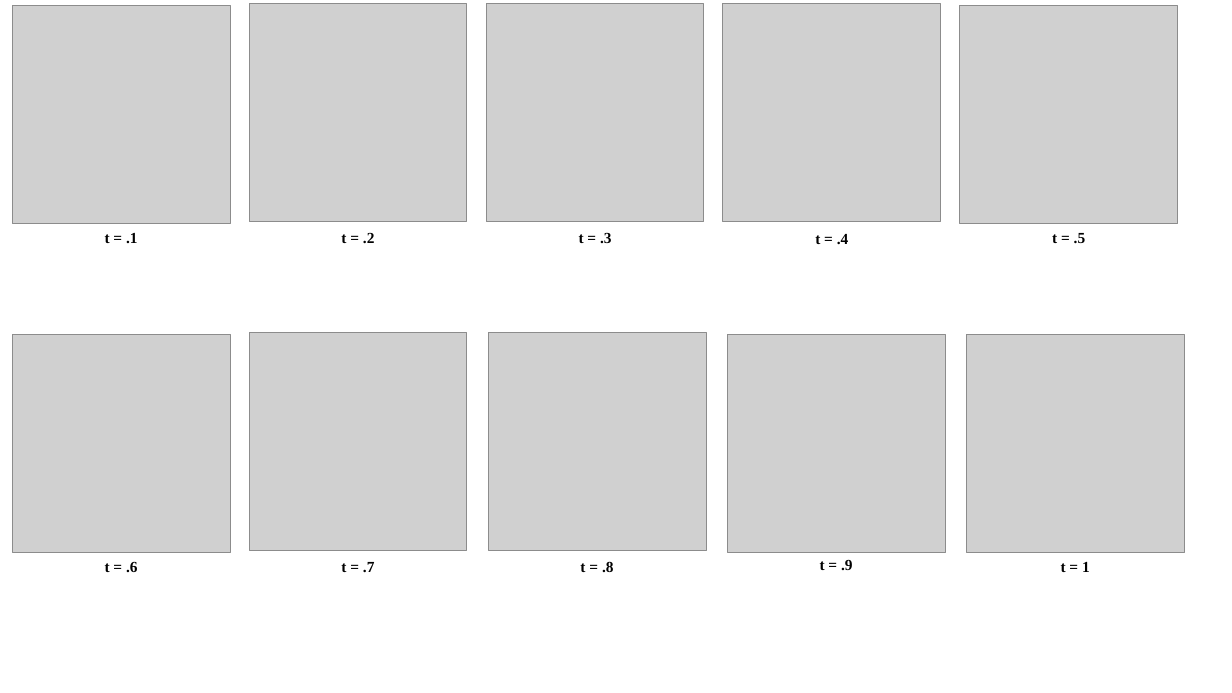
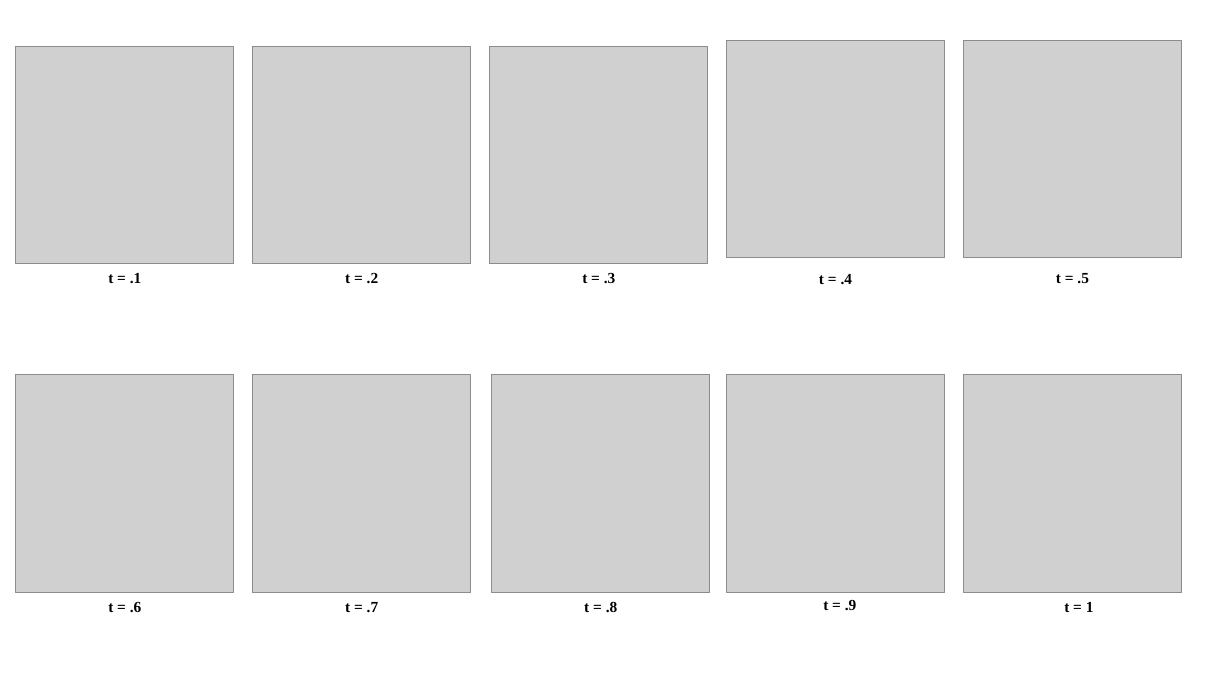
Before and after one commit to Tazering/UVA-CS, a slide deck: slide 5 of CS-6501_Zhang/PS2/PS2/PS2_Q2/code+data/figures/results.pptx. Drawn at 1232x693 pixels with LibreOffice and Linux fonts; fonts in the diff are those of the drawing; grey boxes stand for pictures. Boxes give left, top, right and bottom in pixels: in the first picture for what was removed or moved away, otherwise in the second. Text is boxed around its words. In the diff, an @@ line names an element or a change of style, - is before the commit and + after.

```diff
--- a/CS-6501_Zhang/PS2/PS2/PS2_Q2/code+data/figures/results.pptx
+++ b/CS-6501_Zhang/PS2/PS2/PS2_Q2/code+data/figures/results.pptx
@@ 10 texts, 6 pictures: place and size @@
-10 texts, 6 pictures at [12,4,1090,572]
+10 texts, 6 pictures at [16,46,1094,613]
@@ picture: place and size @@
-picture at [723,4,941,222]
+picture at [726,40,945,258]
@@ picture: place and size @@
-picture at [960,6,1178,224]
+picture at [964,40,1182,258]
@@ picture: place and size @@
-picture at [727,335,945,553]
+picture at [726,374,945,592]
@@ picture: place and size @@
-picture at [967,335,1185,553]
+picture at [964,374,1182,592]
```
Also in this commit, not shown: 3 other slides changed, 15 other files.
